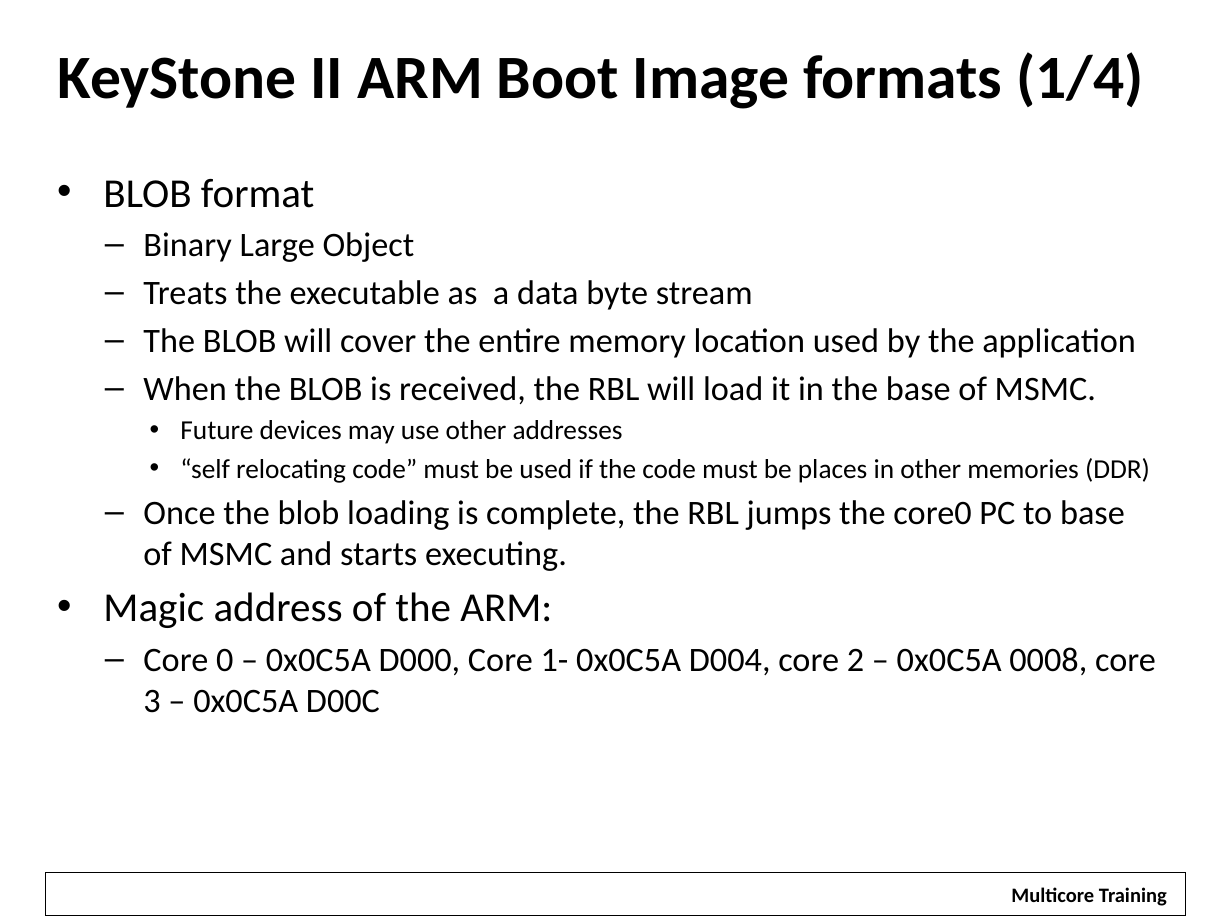
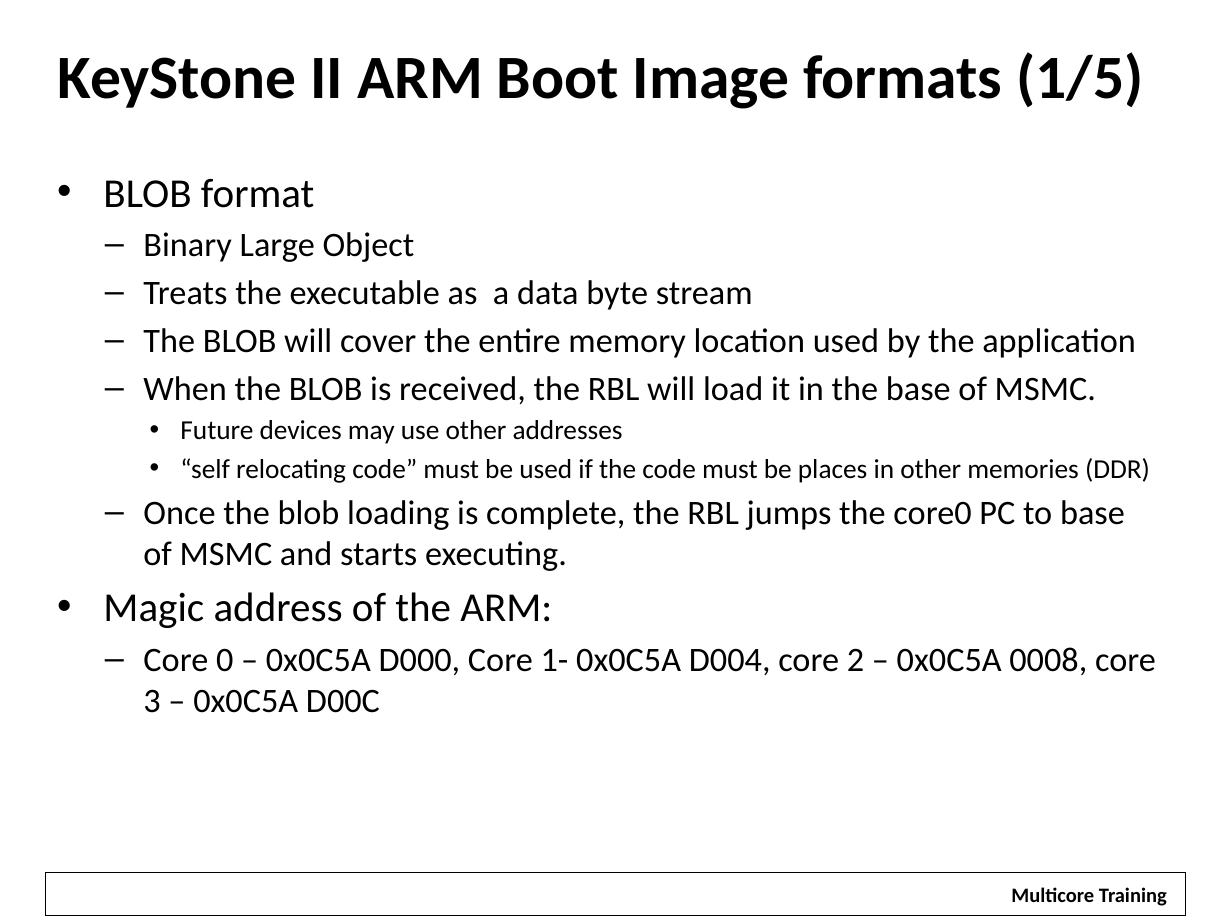
Before and after one commit to hari1989/keystone-workshop, a slide deck: slide 33 of preliminary/Working/presentations/KeyStone_2_ Bootloader_v2.pptx. Drawn at 1232x924 pixels with LibreOffice and Linux fonts; fonts in the diff are those of the drawing; background and template pictures are left out. Boxes give left, top, right and bottom in pixels: in the first picture for what was removed or moved away, otherwise in the second. Text is boxed around its words. In the diff, an @@ line names an element or a change of style, - is before the commit and + after.

```diff
--- a/preliminary/Working/presentations/KeyStone_2_ Bootloader_v2.pptx
+++ b/preliminary/Working/presentations/KeyStone_2_ Bootloader_v2.pptx
@@ title at bbox=[58, 52, 1143, 109]: text changed @@
-KeyStone II ARM Boot Image formats (1/4)
+KeyStone II ARM Boot Image formats (1/5)
```
Also in this commit, not shown: 5 other slides changed, 2 slides added, 3 slides removed.
